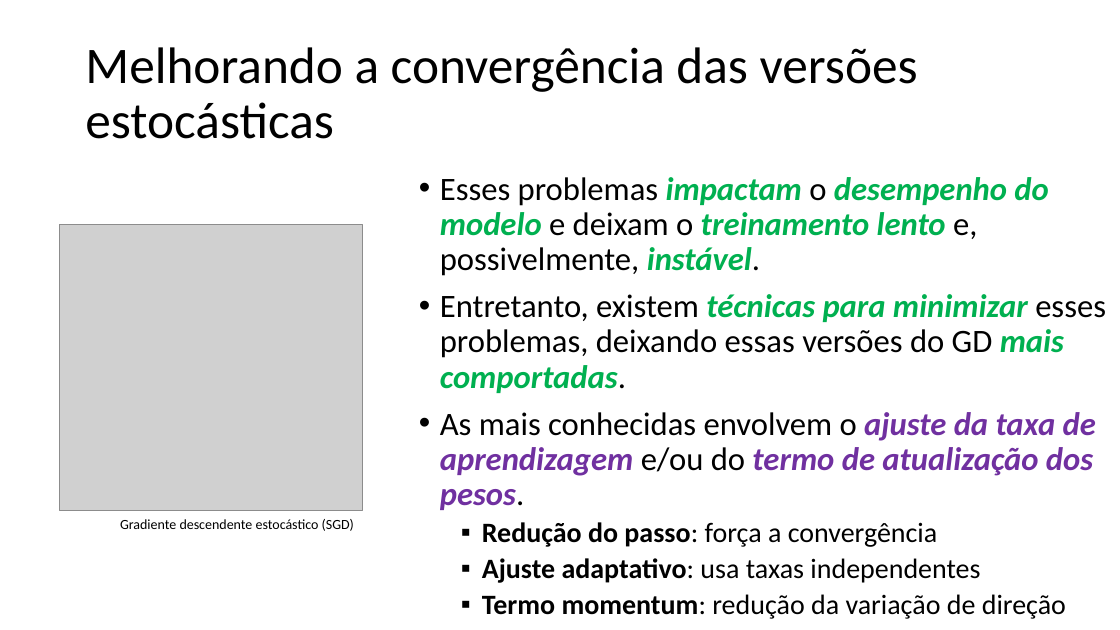
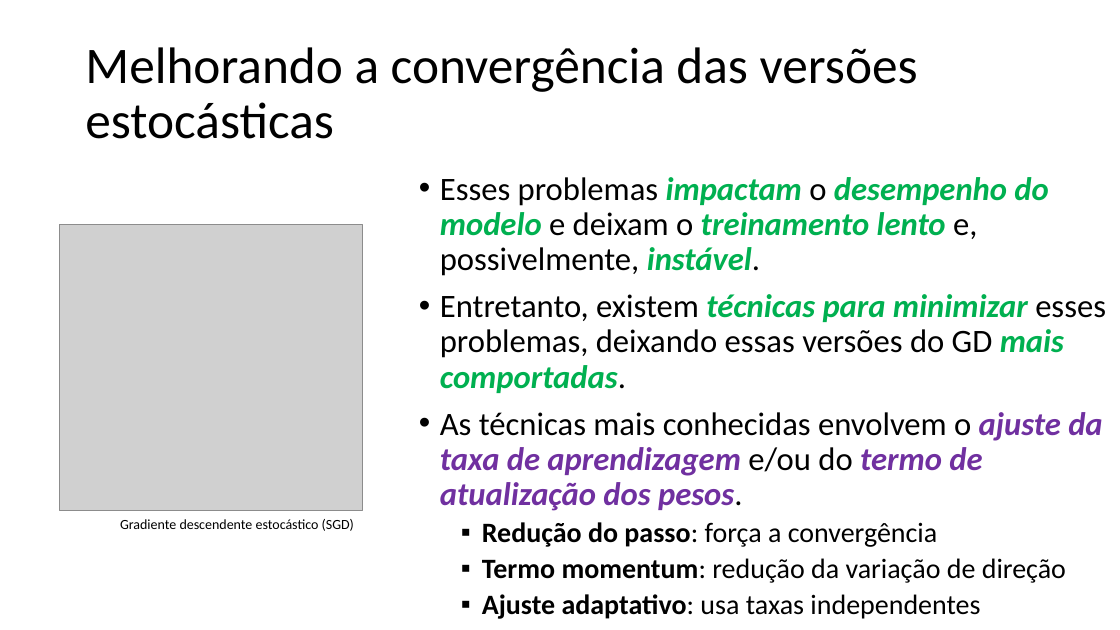
Before and after one commit to zz4fap/t319_aprendizado_de_maquina, a slide deck: slide 20 of slides/T319_Regressão_Linear (Parte III).pptx. Drawn at 1120x630 pixels with LibreOffice and Linux fonts; fonts in the diff are those of the drawing; grey boxes stand for pictures. Boxes give left, top, right and bottom in pixels: in the first picture for what was removed or moved away, otherwise in the second. Text is boxed around its words. In the diff, an @@ line names an element or a change of style, - is before the commit and + after.

Commit message:
new slides

```diff
--- a/slides/T319_Regressão_Linear (Parte III).pptx
+++ b/slides/T319_Regressão_Linear (Parte III).pptx
@@ text at (440, 412, 1102, 511): text changed @@
-• As mais conhecidas envolvem o ajuste da taxa de aprendizagem e/ou do termo de atualização dos pesos.
+• As técnicas mais conhecidas envolvem o ajuste da taxa de aprendizagem e/ou do termo de atualização dos pesos.
@@ text at (482, 558, 1066, 583): paragraph added @@
+  ▪ Termo momentum: redução da variação de direção
@@ text at (482, 594, 1066, 619): paragraph removed @@
-  ▪ Termo momentum: redução da variação de direção
```
Also in this commit, not shown: 1 other slide changed.
